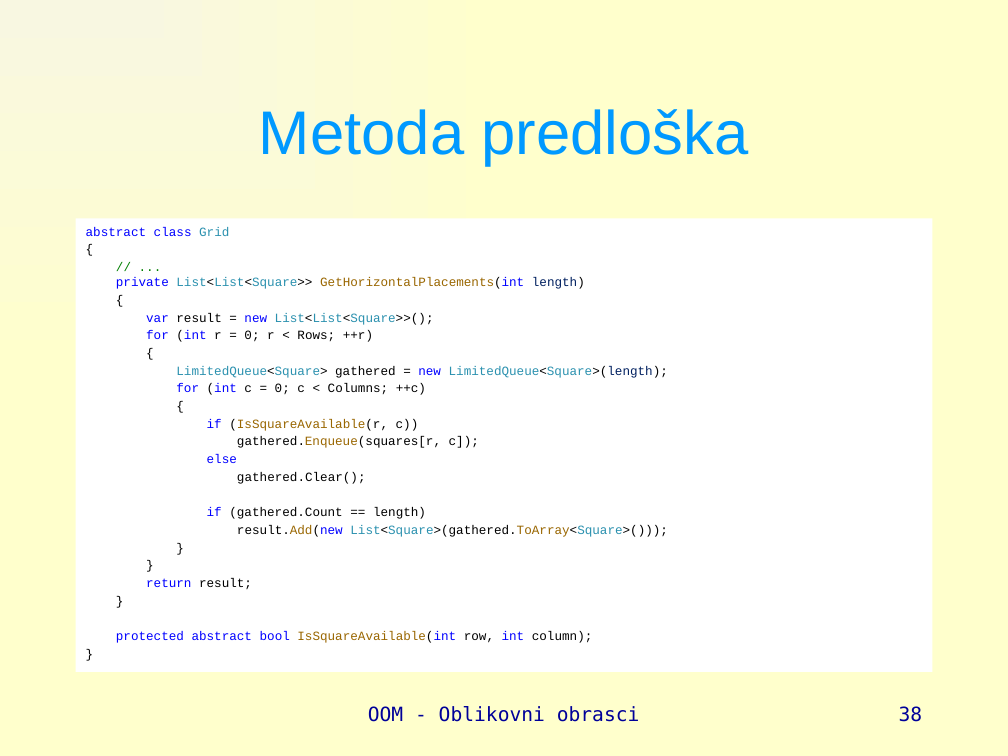
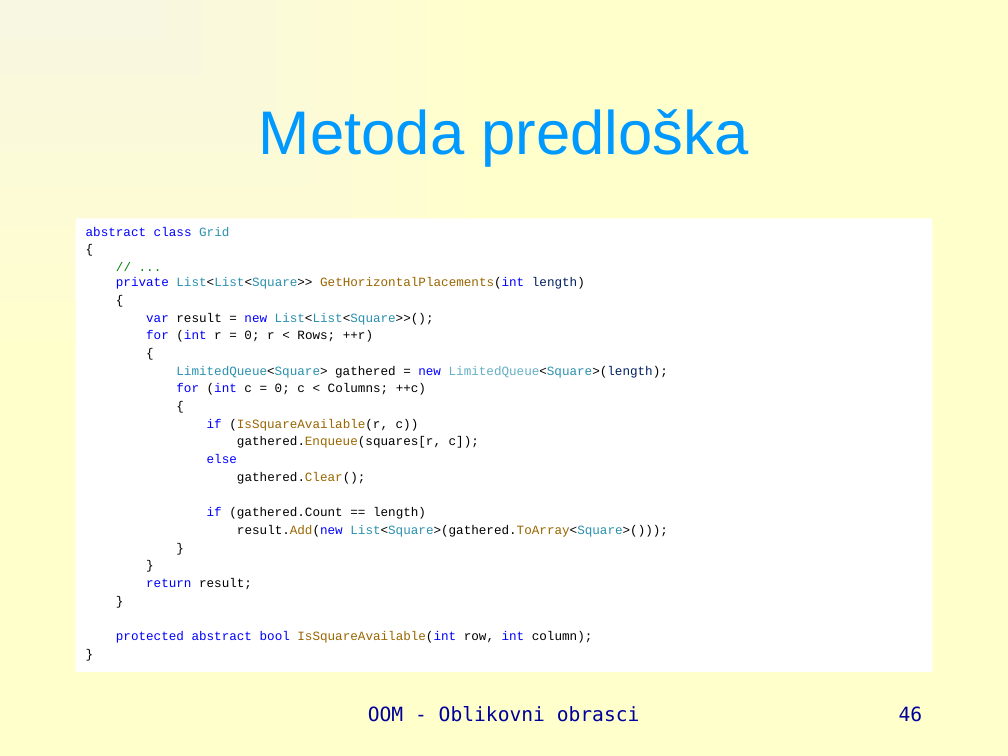
Before and after one commit to vsite-oom/DesignPatterns, a slide deck: slide 46 of docs/Design patterns.pptx (slide 38 before the commit). Drawn at 1008x756 pixels with LibreOffice and Linux fonts; fonts in the diff are those of the drawing. Boxes give left, top, right and bottom in pixels: in the first picture for what was removed or moved away, otherwise in the second. Text is boxed around its words. In the diff, an @@ line names an element or a change of style, - is before the commit and + after.

```diff
--- a/docs/Design patterns.pptx
+++ b/docs/Design patterns.pptx
@@ text at [176,366,668,484]: text colour #2B91AF to #65AFC5 in "LimitedQueue<Square>(length);"; text colour #000000 to #996600 in "gathered.Clear();" @@
@@ page number at [899,706,923,722]: text changed @@
-38
+46
```
Also in this commit, not shown: 12 other slides changed, 8 slides added, 19 other files.
